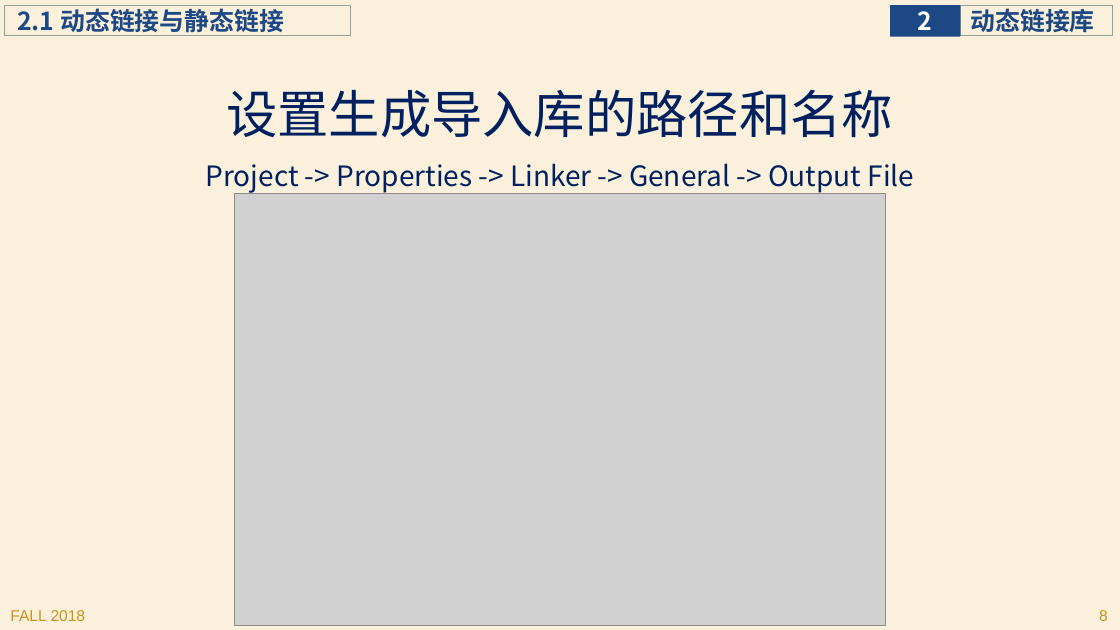
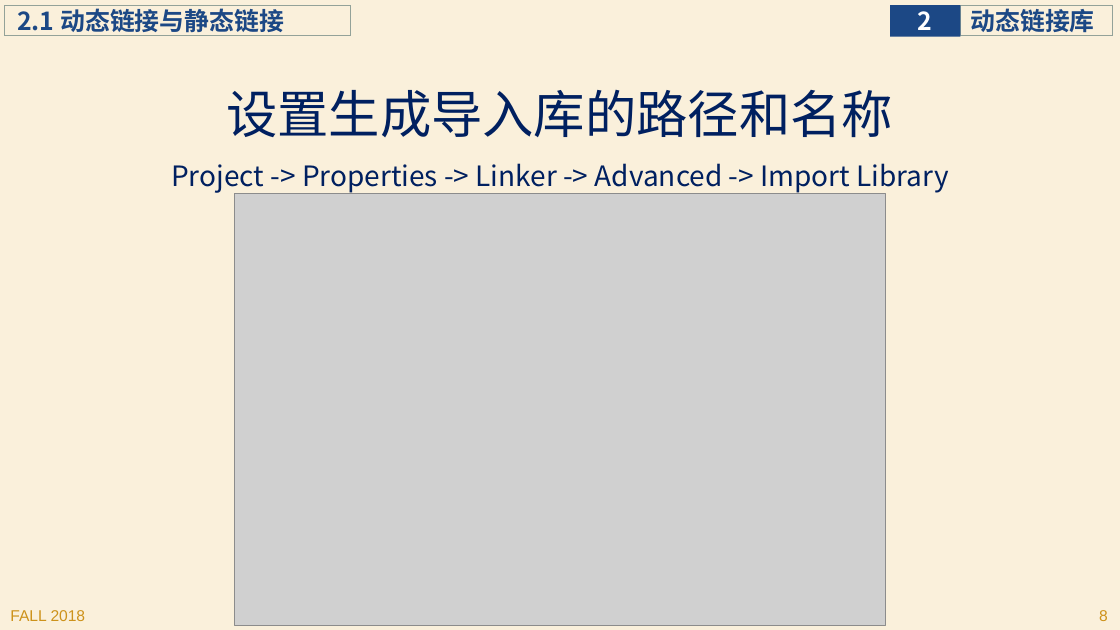
Before and after one commit to yeung66/winProgrammingHomework, a slide deck: slide 8 of 优化programmingWindows_2 .pptx. Drawn at 1120x630 pixels with LibreOffice and Linux fonts; fonts in the diff are those of the drawing; grey boxes stand for pictures. Boxes give left, top, right and bottom in pixels: in the first picture for what was removed or moved away, otherwise in the second. Text is boxed around its words. In the diff, an @@ line names an element or a change of style, - is before the commit and + after.

Commit message:
更改错误的文字部分

```diff
--- a/优化programmingWindows_2 .pptx
+++ b/优化programmingWindows_2 .pptx
@@ text at <box>171,163,948,194</box>: text changed @@
-Project -> Properties -> Linker -> General -> Output File
+Project -> Properties -> Linker -> Advanced -> Import Library
```
